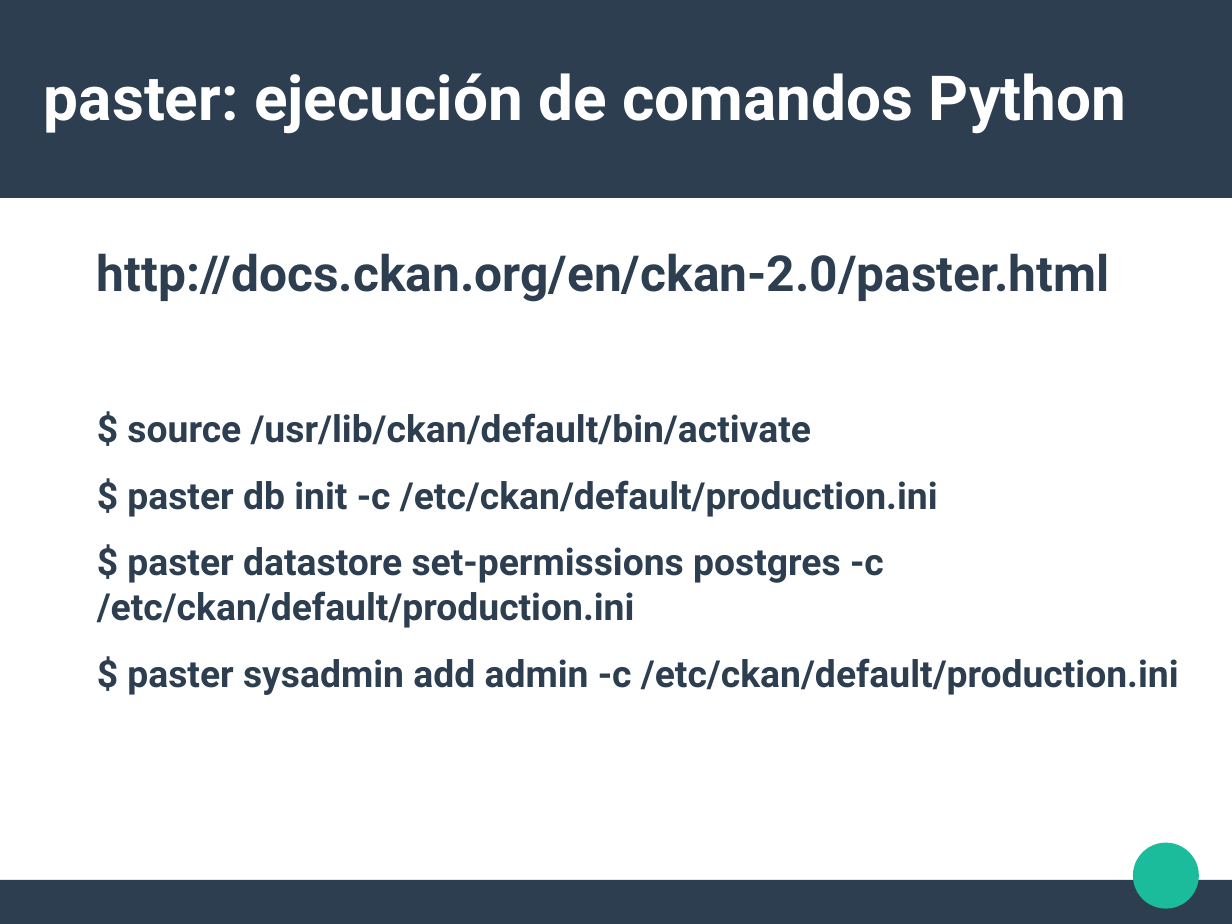
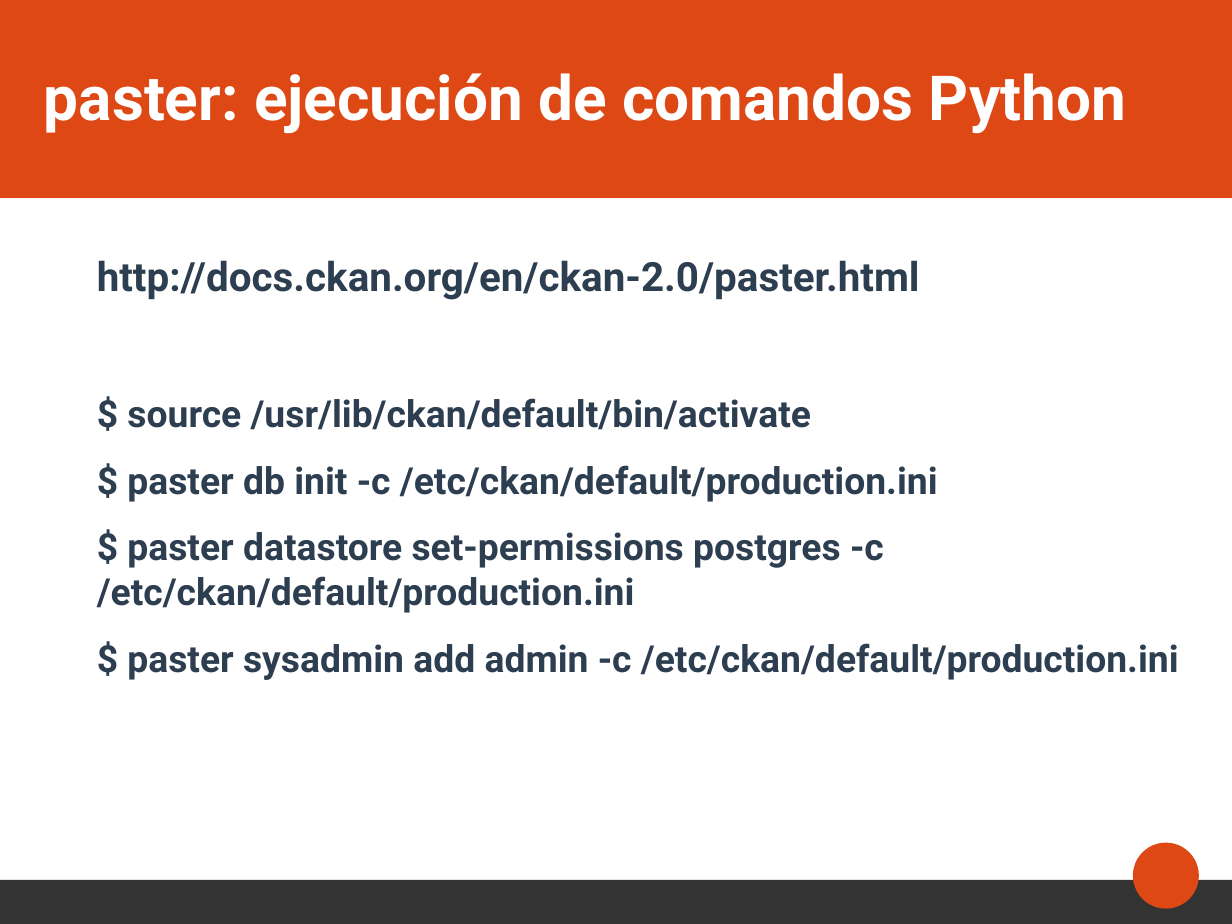
Before and after one commit to alabs/carchi_deploy, a slide deck: slide 20 of 9.Presentacion/presentacion.odp (slide 18 before the commit). Drawn at 1232x924 pixels with LibreOffice and Linux fonts; fonts in the diff are those of the drawing. Boxes give left, top, right and bottom in pixels: in the first picture for what was removed or moved away, otherwise in the second. Text is boxed around its words. In the diff, an @@ line names an element or a change of style, - is before the commit and + after.

Commit message:
[docs] updates, renames

```diff
--- a/9.Presentacion/presentacion.odp
+++ b/9.Presentacion/presentacion.odp
@@ rectangle at [0, 0, 1232, 198]: fill #2C3E50 to #DD4814 @@
@@ text at [97, 260, 920, 300]: size 32 to 26 pt in "http://docs.ckan.org/en/ckan-2.0/paster.html" @@
@@ ellipse at [1134, 843, 1200, 909]: fill #1ABC9C to #DD4814 @@
@@ rectangle at [0, 880, 1232, 923]: fill #2C3E50 to #333333 @@
```
Also in this commit, not shown: 33 other slides changed, 2 slides added, 2 slides removed, 10 other files.
